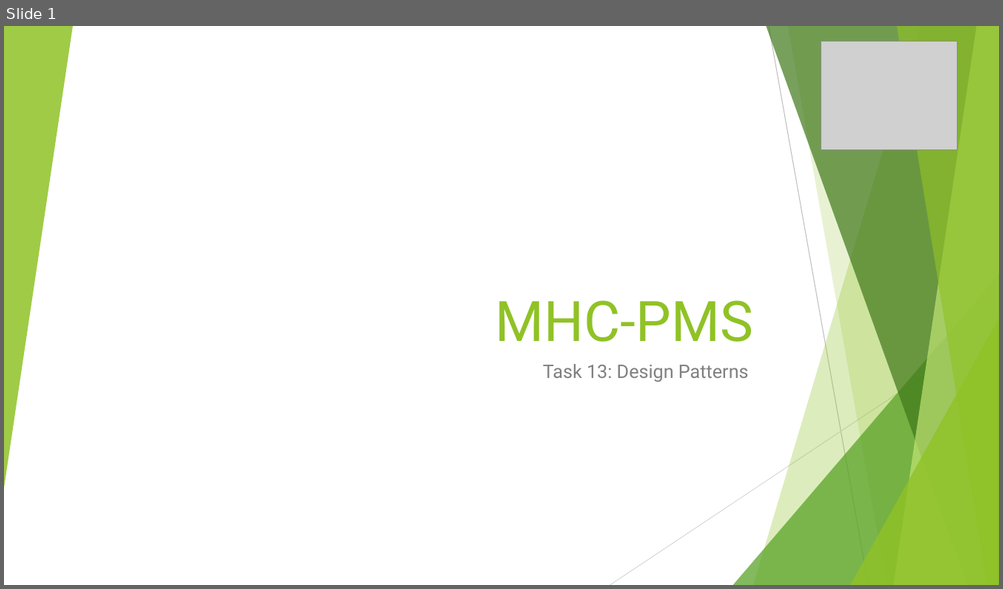
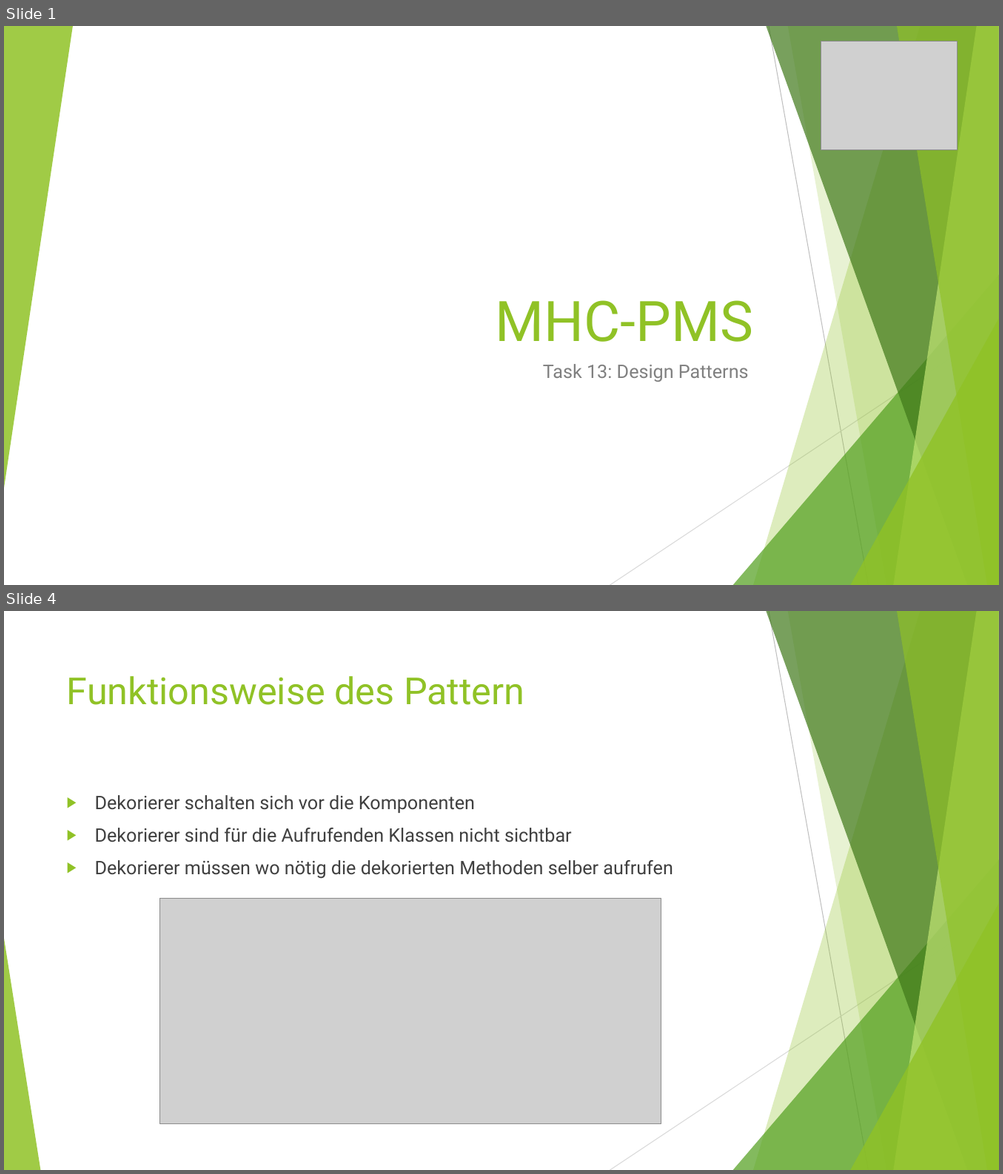
Before and after one commit to lants1/ch.bfh.bti7081.s2013.green, a slide deck: ch.bfh.bti7081.s2013.green/doc/task13/Task13_Präsentation.pptx. Shown one above the other, each under a label of ours: slide 1 before the commit, slides 1 and 4 after it; the slides between them are not shown. The pictures are 1003x589 and 1003x1174 pixels, drawn with LibreOffice and Linux fonts; fonts in the diff are those of the drawing; grey boxes stand for pictures; background and template pictures are left out. Boxes give left, top, right and bottom in pixels: in the first picture for what was removed or moved away, otherwise in the second. Text is boxed around its words. In the diff, an @@ line names an element or a change of style, - is before the commit and + after.

```diff
--- a/ch.bfh.bti7081.s2013.green/doc/task13/Task13_Präsentation.pptx
+++ b/ch.bfh.bti7081.s2013.green/doc/task13/Task13_Präsentation.pptx
@@ slide 4 added at (x1=4, y1=611, x2=999, y2=1170), background #FFFFFF; not listed: 9 template elements that a slide beside it also shows @@
@@ title added at (x1=67, y1=676, x2=524, y2=705), 36 pt, text #90C226 @@
+Funktionsweise des Pattern
@@ text added at (x1=95, y1=795, x2=672, y2=879), 18 pt, text #404040 @@
+▶ Dekorierer schalten sich vor die Komponenten
+▶ Dekorierer sind für die Aufrufenden Klassen nicht sichtbar
+▶ Dekorierer müssen wo nötig die dekorierten Methoden selber aufrufen
@@ picture added at (x1=160, y1=899, x2=661, y2=1125) @@
@@ triangle added at (x1=4, y1=939, x2=40, y2=1170), fill #90C226 at 85% opacity @@
```
Also in this commit, not shown: 2 slides changed, 7 other slides added, 1 slide removed, 1 other file.
